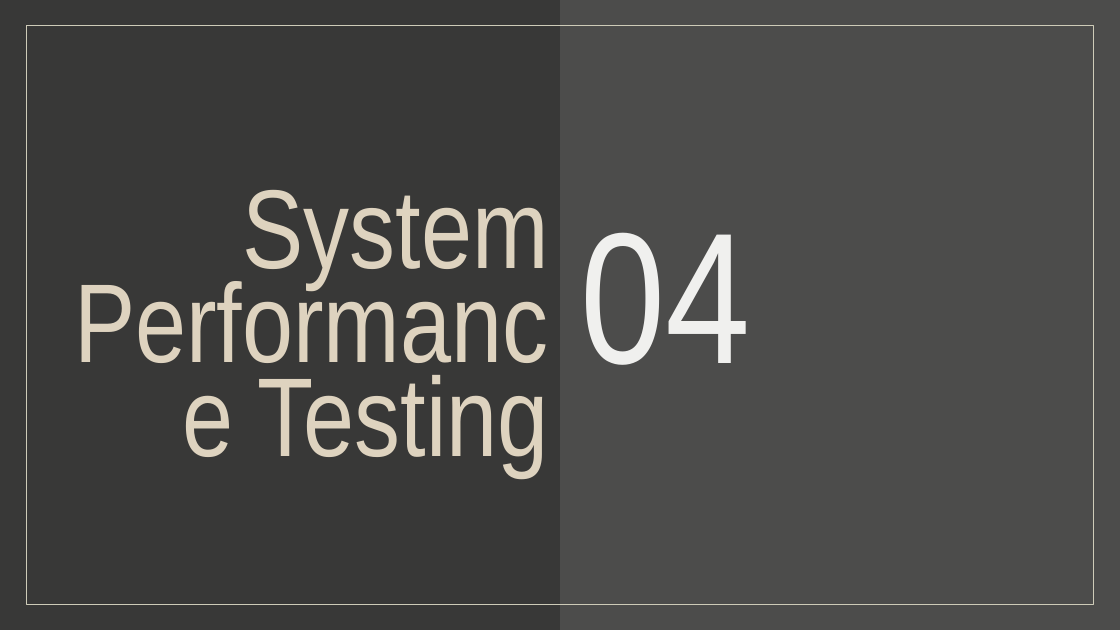
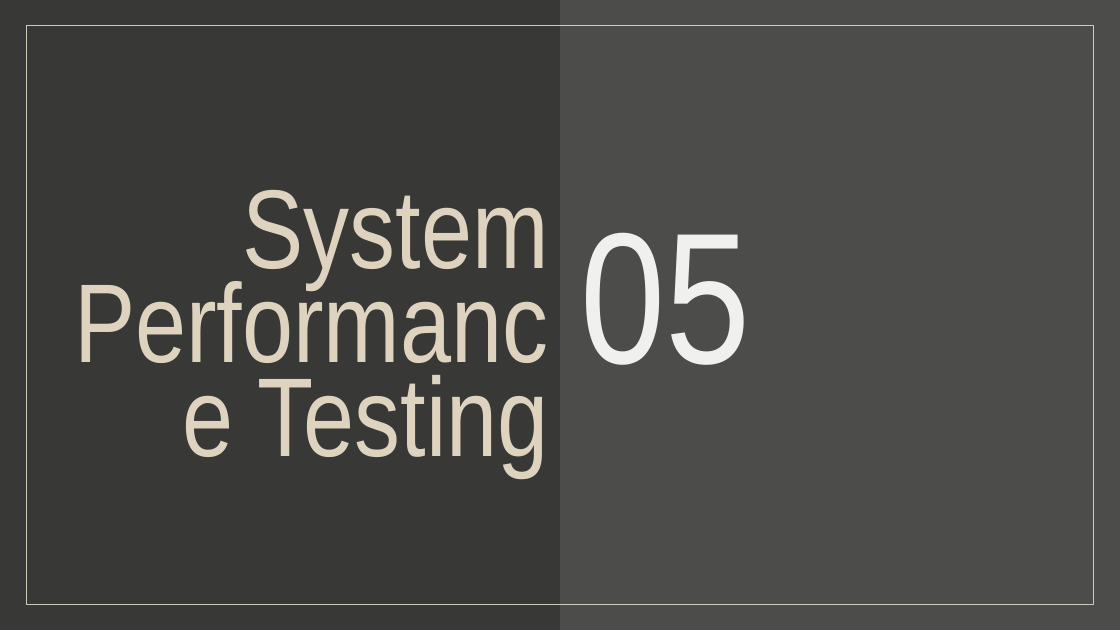
Before and after one commit to MiraPhilip12/Graduation_Project_ESLSCA, a slide deck: slide 22 of Milestone 5/Milestone5_Testing&Evaluation.pptx (slide 17 before the commit). Drawn at 1120x630 pixels with LibreOffice and Linux fonts; fonts in the diff are those of the drawing. Boxes give left, top, right and bottom in pixels: in the first picture for what was removed or moved away, otherwise in the second. Text is boxed around its words. In the diff, an @@ line names an element or a change of style, - is before the commit and + after.

```diff
--- a/Milestone 5/Milestone5_Testing&Evaluation.pptx
+++ b/Milestone 5/Milestone5_Testing&Evaluation.pptx
@@ title at <box>581,232,751,365</box>: text changed @@
-04
+05
```
Also in this commit, not shown: 1 other slide changed, 2 slides added, 1 other file.
